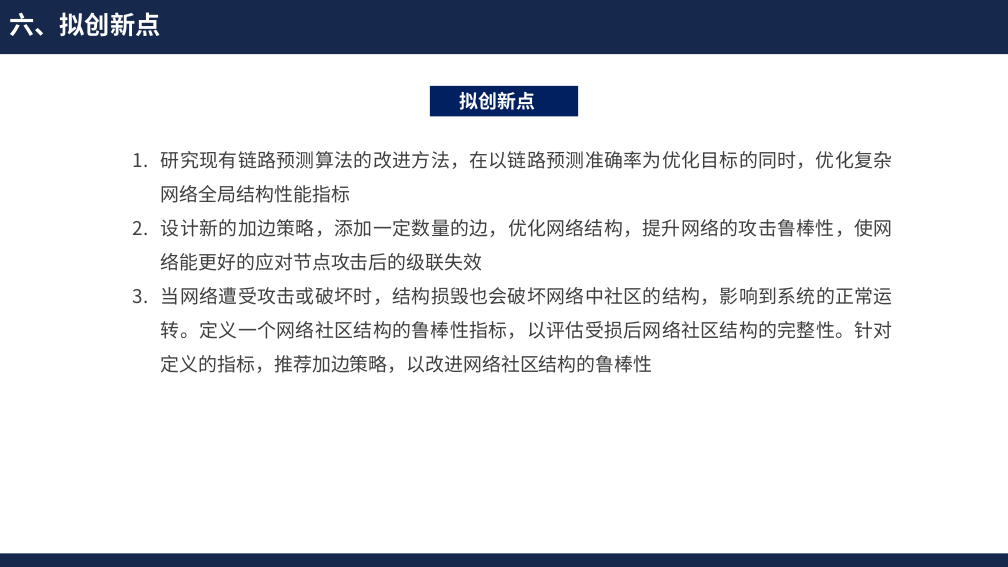
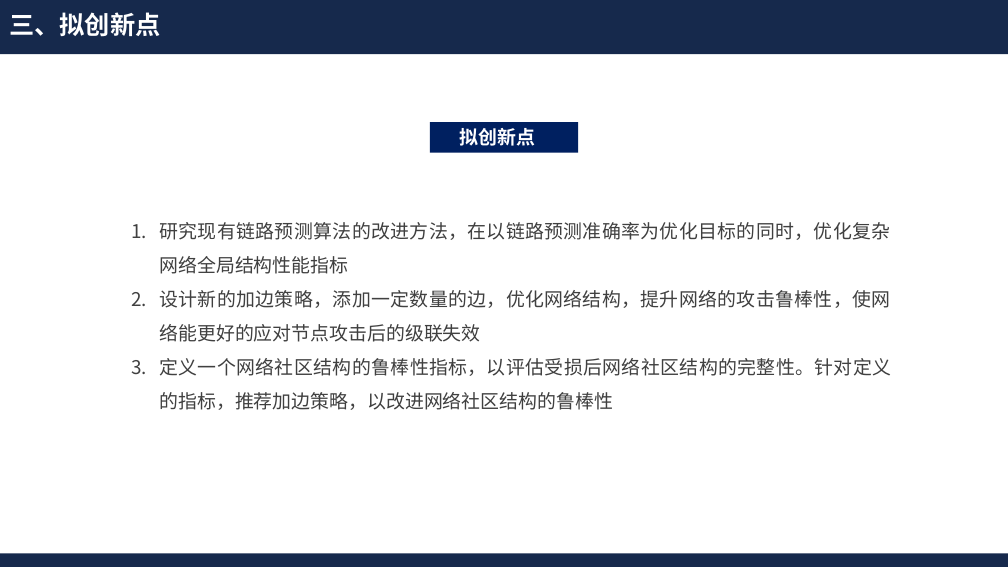
Before and after one commit to Akihi7777/day-day-up, a slide deck: slide 10 of 毕业近在咫尺/开题答辩.pptx (slide 16 before the commit). Drawn at 1008x567 pixels with LibreOffice and Linux fonts; fonts in the diff are those of the drawing; background and template pictures are left out. Boxes give left, top, right and bottom in pixels: in the first picture for what was removed or moved away, otherwise in the second. Text is boxed around its words. In the diff, an @@ line names an element or a change of style, - is before the commit and + after.

```diff
--- a/毕业近在咫尺/开题答辩.pptx
+++ b/毕业近在咫尺/开题答辩.pptx
@@ text at [9, 12, 160, 37]: text changed @@
-六、拟创新点
+三、拟创新点
@@ rectangle "拟创新点": place and size @@
-rectangle "拟创新点" at [430, 86, 578, 116]
+rectangle "拟创新点" at [430, 122, 578, 152]
@@ text "研究现有链路预测算法的改进方法，在以链路预测准确率为优化目标的同时，优化复杂网络全局结构性能指标": place and size @@
-text "研究现有链路预测算法的改进方法，在以链路预测准确率为优化目标的同时，优化复杂网络全局结构性能指标" at [161, 151, 893, 373]
+text "研究现有链路预测算法的改进方法，在以链路预测准确率为优化目标的同时，优化复杂网络全局结构性能指标" at [159, 222, 891, 410]
@@ text at [159, 358, 891, 410]: text changed @@
-3. 当网络遭受攻击或破坏时，结构损毁也会破坏网络中社区的结构，影响到系统的正常运转。定义一个网络社区结构的鲁棒性指标，以评估受损后网络社区结构的完整性。针对定义的指标，推荐加边策略，以改进网络社区结构的鲁棒性
+3. 定义一个网络社区结构的鲁棒性指标，以评估受损后网络社区结构的完整性。针对定义的指标，推荐加边策略，以改进网络社区结构的鲁棒性
```
Also in this commit, not shown: 6 other slides changed, 5 slides added, 9 slides removed, 1 other file.
